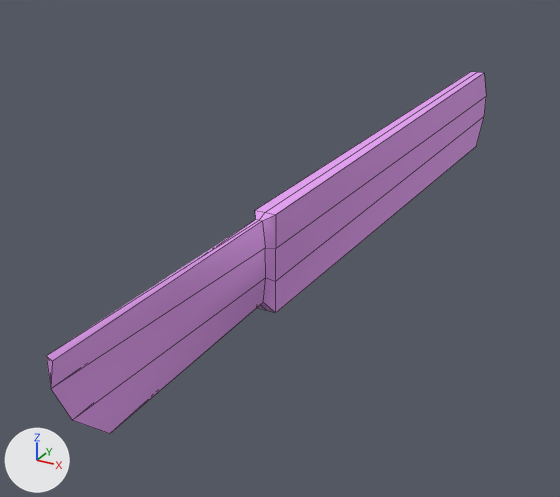
The OBJ model Prototype/Assets/Models/Scalpel.obj as it was, and as the next commit left it.
The view is the same before and after, from a 50 mm camera at (32.8, -65.8, 35.2) aimed at (-6.9, 6.3, -0.9). The axes (+X, +Y, +Z) are drawn at lower left. The lights are the same throughout. Mesh edges are drawn as thin lines. Where no turn or scale is listed for an object, it has been applied to the vertices.

The older version as bpy lines, for what is in view:
```python
me_scalpel = bpy.data.meshes.new('Scalpel')
me_scalpel.from_pydata(...)  # 38 vertices, 38 faces; spans x -1.1..1.1, y -36.4..62.5, z -1.0..11.0
me_scalpel.materials.append(mat_wire_196088225)  # purple #e39ff1
ob_scalpel = bpy.data.objects.new('Scalpel', me_scalpel)
ob_scalpel.location = (0.0, 0.0, 0.0)
```
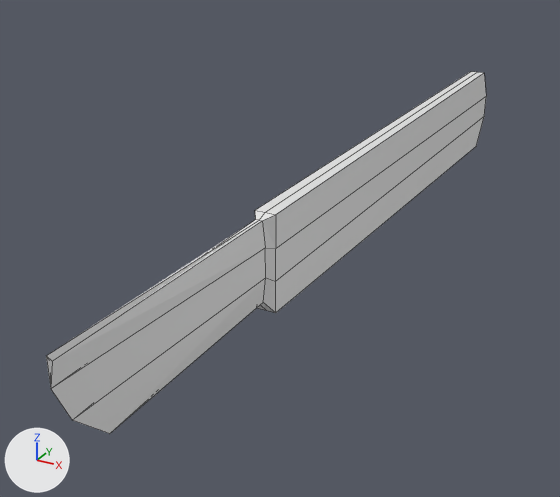
What the commit changed:
me_scalpel has 38 vertices, 38 faces and spans x -1.1..1.1, y -36.4..62.5, z -1.0..11.0.
me_scalpel is used by ob_scalpel; location (0.0, 0.0, 0.0).
me_scalpel no longer uses material mat_wire_196088225 (purple #e39ff1).
me_scalpel part 1: edges marked sharp go from 28 to 0.

Pixel boxes [x1, y1, x2, y2] of what changed, in the pictures (560 x 497 px):
'Scalpel', recoloured, shading changed (purple to grey)
    both: [46, 72, 486, 434]
